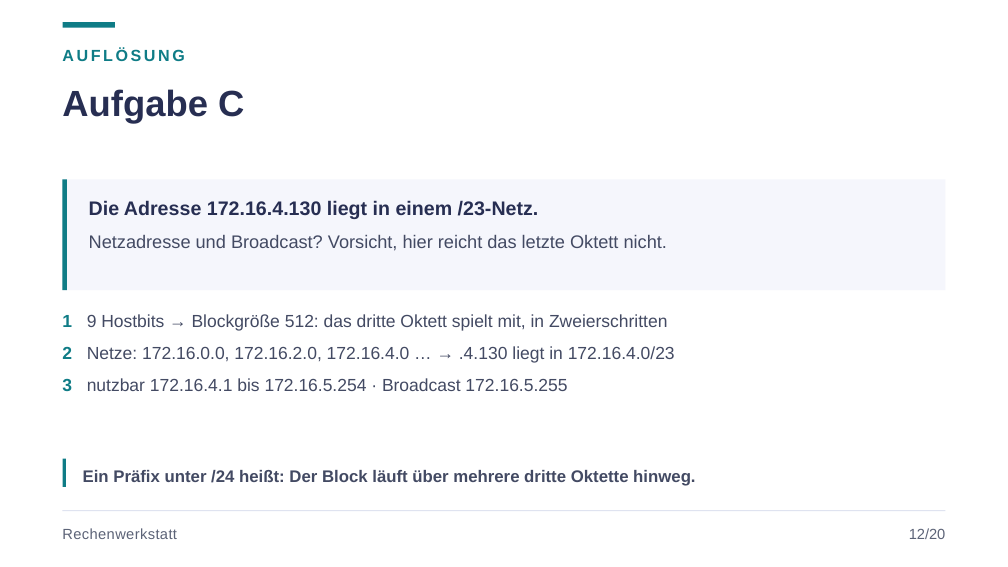
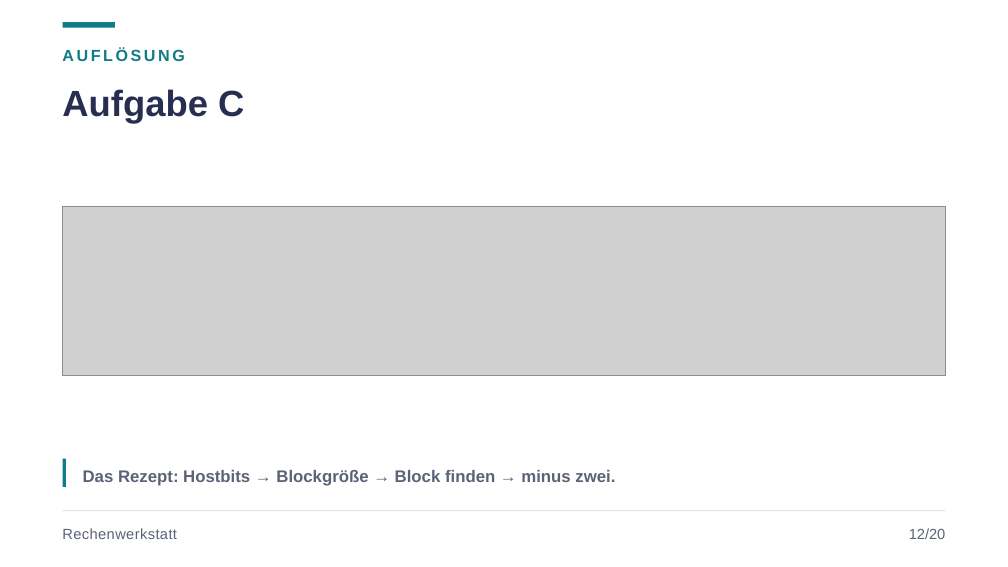
Before and after one commit to JacobMenge/kurs-unterlagen, a slide deck: slide 15 of folien/dist/02-adressierung-subnetting.pptx. Drawn at 1008x567 pixels with LibreOffice and Linux fonts; fonts in the diff are those of the drawing; grey boxes stand for pictures. Boxes give left, top, right and bottom in pixels: in the first picture for what was removed or moved away, otherwise in the second. Text is boxed around its words. In the diff, an @@ line names an element or a change of style, - is before the commit and + after.

```diff
--- a/folien/dist/02-adressierung-subnetting.pptx
+++ b/folien/dist/02-adressierung-subnetting.pptx
@@ rectangle removed at [62, 179, 946, 290] @@
@@ rectangle removed at [62, 179, 67, 290] @@
@@ picture added at [62, 207, 946, 376] @@
@@ text removed at [89, 200, 539, 219] @@
-Die Adresse 172.16.4.130 liegt in einem /23-Netz.
@@ text removed at [89, 235, 667, 251] @@
-Netzadresse und Broadcast? Vorsicht, hier reicht das letzte Oktett nicht.
@@ text removed at [62, 314, 675, 391] @@
-1 9 Hostbits → Blockgröße 512: das dritte Oktett spielt mit, in Zweierschritten
-2 Netze: 172.16.0.0, 172.16.2.0, 172.16.4.0 … → .4.130 liegt in 172.16.4.0/23
-3 nutzbar 172.16.4.1 bis 172.16.5.254 · Broadcast 172.16.5.255
@@ text at [83, 470, 615, 486]: text changed; text colour #434A63 to #5C6377 @@
-Ein Präfix unter /24 heißt: Der Block läuft über mehrere dritte Oktette hinweg.
+Das Rezept: Hostbits → Blockgröße → Block finden → minus zwei.
```
Also in this commit, not shown: 5 other slides changed, 10 other files.
